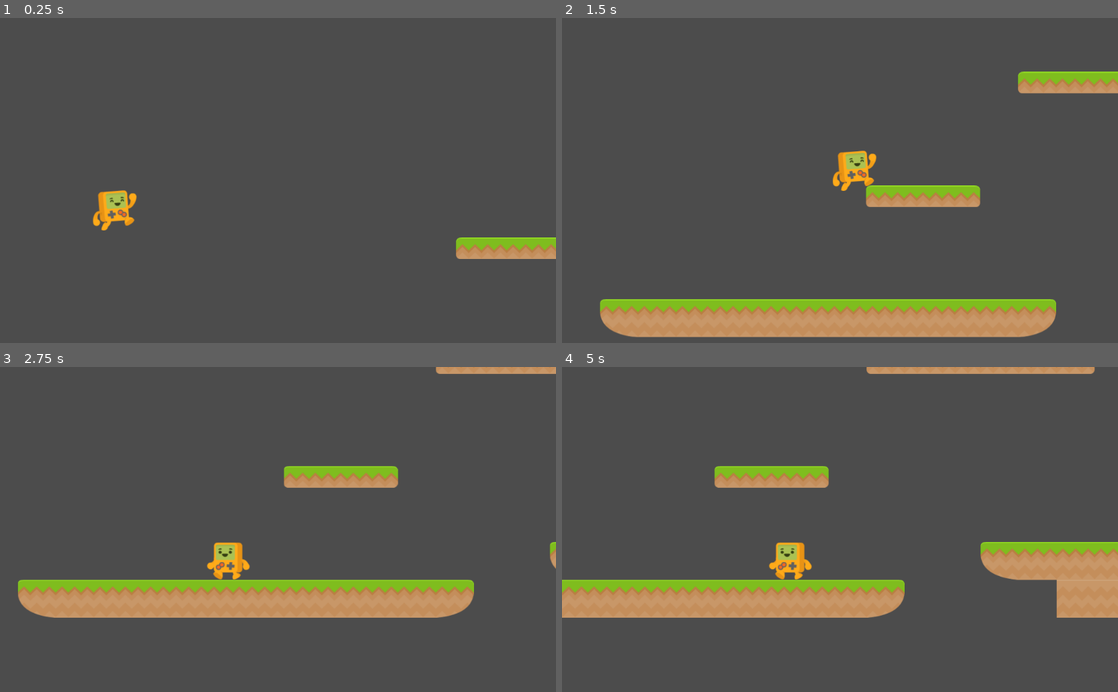
Above: before the commit, frames 1-4 (two rows, left to right).
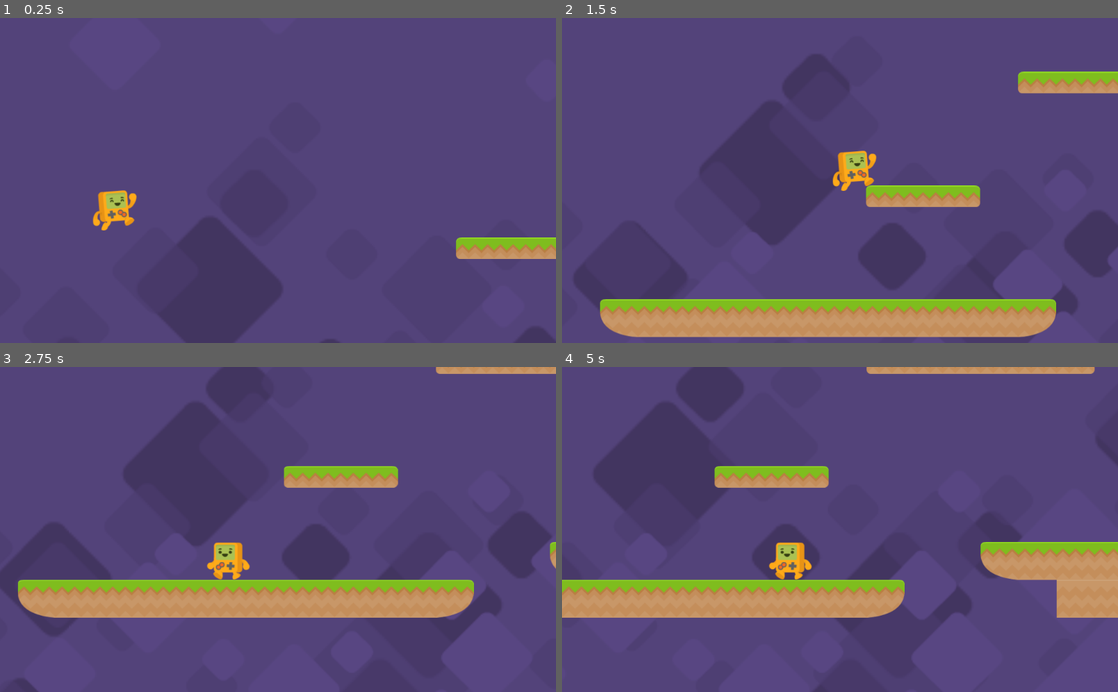
Above: after the commit, the same moments.

Repository: phukon/2D_platformer
Game: Godot game, scene res://Levels/Level1.tscn
The game is run twice, just before and just after one commit, with the same random seed, the same clock (stepped at 60 frames per second) and the same inputs. The project has no main scene, so this scene is started directly.
Inputs:
- Up to frame 1 (0.25 s): no input
- Up to frame 2 (1.5 s): hold D (right) from 0.53 s (still down); tap Up (jump) at 0.77 s
- Up to frame 3 (2.75 s): tap Up (jump) at 1.52 s; release D (right) at 2.03 s; hold A (left) from 2.03 s (still down)
- Up to frame 4 (5 s): release A (left) at 2.78 s; hold D (right) 2.78-4.28 s; tap Up (jump) at 3.02, 3.77, 4.52 s; hold A (left) from 4.28 s (still down)

The runs differ from the first frame. In frame 1, 93% of the frame differs, in the area x 0-100%, y 0-100%; in frame 2, 78%; in frame 3, 78%; in frame 4, 78%.

Commit message:
Added parallax background

Diff:
--- a/Levels/Level1.tscn
+++ b/Levels/Level1.tscn
@@ -1,8 +1,10 @@
-[gd_scene load_steps=5 format=2]
+[gd_scene load_steps=7 format=2]
 
 [ext_resource path="res://Tileset/world_tileset.tres" type="TileSet" id=1]
 [ext_resource path="res://Actors/Kon.tscn" type="PackedScene" id=2]
 [ext_resource path="res://Tileset/pass_through_tileset.tres" type="TileSet" id=3]
+[ext_resource path="res://assets/background/set2_background.png" type="Texture" id=4]
+[ext_resource path="res://assets/background/set2_tiles.png" type="Texture" id=5]
 
 [sub_resource type="RectangleShape2D" id=1]
 extents = Vector2( 130.391, 26.6667 )
@@ -45,3 +47,44 @@
 drag_margin_left = 0.3
 drag_margin_right = 0.3
 editor_draw_limits = true
+
+[node name="ParallaxBackground" type="ParallaxBackground" parent="."]
+
+[node name="purple_sky" type="ParallaxLayer" parent="ParallaxBackground"]
+motion_mirroring = Vector2( 1600, 1200 )
+
+[node name="Sprite" type="Sprite" parent="ParallaxBackground/purple_sky"]
+scale = Vector2( 2.5, 2.5 )
+texture = ExtResource( 4 )
+centered = false
+
+[node name="back_blocks" type="ParallaxLayer" parent="ParallaxBackground"]
+motion_scale = Vector2( 0.7, 0.7 )
+motion_offset = Vector2( 0, -500 )
+motion_mirroring = Vector2( 2560, 1920 )
+
+[node name="Sprite" type="Sprite" parent="ParallaxBackground/back_blocks"]
+modulate = Color( 0.529412, 0.501961, 0.501961, 0.462745 )
+scale = Vector2( 4, 4 )
+texture = ExtResource( 5 )
+centered = false
+
+[node name="middle_blocks" type="ParallaxLayer" parent="ParallaxBackground"]
+modulate = Color( 0.847059, 0.847059, 0.847059, 0.623529 )
+motion_scale = Vector2( 0.4, 0.4 )
+motion_offset = Vector2( 0, -500 )
+motion_mirroring = Vector2( 1920, 1440 )
+
+[node name="Sprite" type="Sprite" parent="ParallaxBackground/middle_blocks"]
+scale = Vector2( 3, 3 )
+texture = ExtResource( 5 )
+centered = false
+
+[node name="nearby_objects" type="ParallaxLayer" parent="ParallaxBackground"]
+motion_scale = Vector2( 0.7, 0.7 )
+motion_mirroring = Vector2( 1600, 1200 )
+
+[node name="Sprite" type="Sprite" parent="ParallaxBackground/nearby_objects"]
+scale = Vector2( 2.5, 2.5 )
+texture = ExtResource( 5 )
+centered = false
--- a/project.godot
+++ b/project.godot
@@ -15,7 +15,7 @@
 
 [application]
 
-config/name="Project1"
+config/name="Project12"
 config/icon="res://icon.png"
 
 [input]
Binary file added: assets/background/set2_background.png
Not shown, added: assets/background/set2_background.png.import
Binary file added: assets/background/set2_tiles.png
Not shown, changed: README.md
